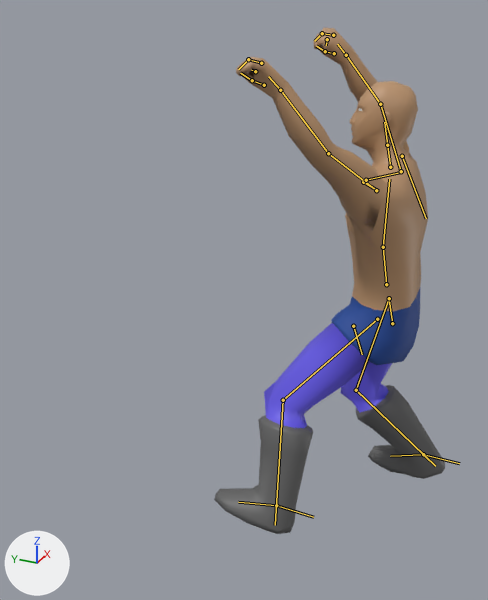
The glTF model assets/characters/humanoid-armature.glb: old version first, new version second.
Camera for both pictures: a 50 mm lens placed at (-2.09, -0.87, 1.74), pointed at (-0.09, 0.03, 0.74). The axes (+X, +Y, +Z) are drawn at lower left. The lights are the same throughout. The older version comes first. Both versions are drawn at frame 26 of the action 'Dying'; the numbers are the values there. The bones that change, and the others that lie on the model, are drawn over the model as lines.

In view in the first picture: 'HumanMaleForm'.
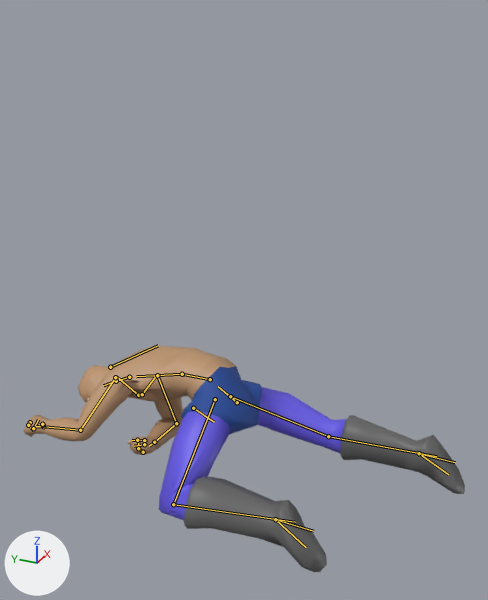
Changed parts and their boxes [x1, y1, x2, y2] in the pictures (488 x 600 px):
'HumanMaleForm', posed (91% wider, 55% shorter): before [214, 28, 445, 534]; after [24, 346, 465, 572]
bone 'heelIK.L', root to tip: before (276, 505) to (313, 517); after (275, 519) to (313, 531)
bone 'foot.L', root to tip: before (276, 505) to (238, 502); after (275, 519) to (306, 547)
bone 'heelIK.R', root to tip: before (423, 454) to (459, 463); after (419, 453) to (455, 462)
bone 'foot.R', root to tip: before (423, 454) to (390, 456); after (419, 453) to (448, 474)
bone 'hips', root to tip: before (392, 323) to (388, 296); after (237, 402) to (218, 386)
bone 'spine', root to tip: before (386, 284) to (383, 247); after (210, 379) to (182, 374)
bone 'ribs', root to tip: before (383, 247) to (389, 179); after (182, 374) to (136, 376)
bone 'neck', root to tip: before (390, 167) to (387, 145); after (129, 377) to (116, 381)
bone 'upper_arm.L', root to tip: before (376, 190) to (328, 153); after (115, 377) to (80, 430)
bone 'forearm.L', root to tip: before (328, 153) to (280, 90); after (80, 430) to (43, 426)
bone 'upper_arm.R', root to tip: before (401, 171) to (380, 104); after (157, 375) to (176, 423)
bone 'forearm.R', root to tip: before (380, 104) to (346, 55); after (176, 423) to (154, 442)
bone 'thigh.L', root to tip: before (377, 319) to (283, 400); after (215, 399) to (173, 504)
bone 'shin.L', root to tip: before (283, 400) to (275, 525); after (173, 504) to (295, 522)
bone 'thigh.R', root to tip: before (389, 298) to (356, 390); after (230, 396) to (328, 436)
bone 'shin.R', root to tip: before (356, 390) to (435, 466); after (328, 436) to (436, 456)

The edits, one by one:
Bone 'heelIK.L' (bone_heelik_l) moves from (0.201, 0.192, -0.004) to (0.266, 0.214, -0.007).
Bone 'foot.L' (bone_foot_l) turns from (-19, 9, -17) to (129, 2, 8) degrees about its own x, y and z.
Bone 'heelIK.R' (bone_heelik_r) moves from (-0.079, 0.613, -0.003) to (-0.079, 0.596, -0.003).
Bone 'foot.R' (bone_foot_r) turns from (0, 1, 3) to (129, -3, -1) degrees about its own x, y and z.
Bone 'hips' (bone_hips) moves from (-0.031, -0.234, -0.396) to (-0.024, -0.57, 0.281).
Bone 'hips' (bone_hips) turns from (0, -1, -3) to (53, 6, 25) degrees about its own x, y and z.
Bone 'spine' (bone_spine) turns from (4, 0, 3) to (34, 0, 3) degrees about its own x, y and z.
Bone 'ribs' (bone_ribs) turns from (2, 0, 2) to (25, -2, 2) degrees about its own x, y and z.
Bone 'neck' (bone_neck) turns from (11, 17, 3) to (11, 28, 5) degrees about its own x, y and z.
Bone 'upper_arm.L' (bone_upper_arm_l) turns from (31, -41, 50) to (110, -35, -25) degrees about its own x, y and z.
Bone 'forearm.L' (bone_forearm_l) turns from (-16, 2, 10) to (-33, 0, 51) degrees about its own x, y and z.
Bone 'upper_arm.R' (bone_upper_arm_r) turns from (103, 70, -1) to (105, -23, -20) degrees about its own x, y and z.
Bone 'forearm.R' (bone_forearm_r) turns from (4, 2, -33) to (13, 58, -37) degrees about its own x, y and z.
Bone 'thigh.L' (bone_thigh_l) turns from (-35, 3, -22) to (-40, -28, -22) degrees about its own x, y and z.
Bone 'shin.L' (bone_shin_l) turns from (36, 0, -1) to (86, 2, -2) degrees about its own x, y and z.
Bone 'thigh.R' (bone_thigh_r) turns from (-9, 0, 1) to (37, 39, 46) degrees about its own x, y and z.
Bone 'shin.R' (bone_shin_r) turns from (51, -1, 2) to (21, 0, 1) degrees about its own x, y and z.
